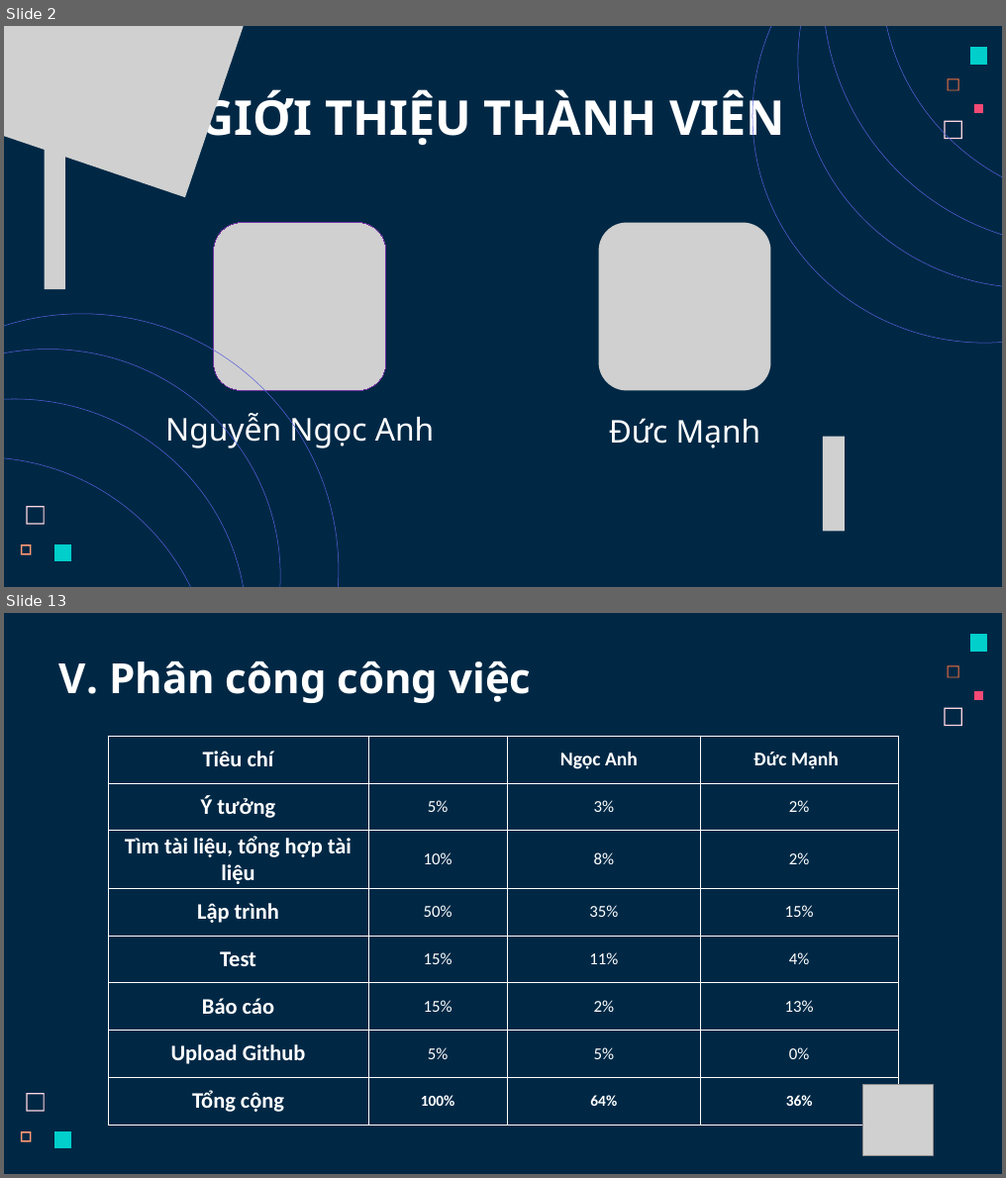
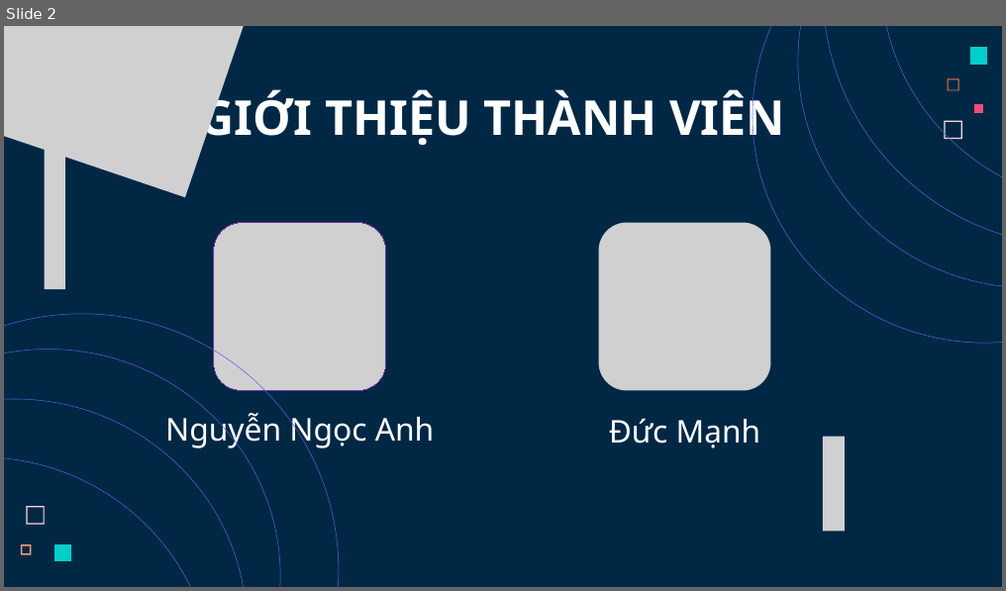
Before and after one commit to AnhCode206/DDTuan_PBL01_NHP41B_Nhom11, a slide deck: Slides.pptx. Shown one above the other, each under a label of ours: slides 2 and 13 before the commit, slide 2 after it; the slides between them are not shown. The pictures are 1006x1178 and 1006x591 pixels, drawn with LibreOffice and Linux fonts; fonts in the diff are those of the drawing; grey boxes stand for pictures. Boxes give left, top, right and bottom in pixels: in the first picture for what was removed or moved away, otherwise in the second. Text is boxed around its words. In the diff, an @@ line names an element or a change of style, - is before the commit and + after.

```diff
--- a/Slides.pptx
+++ b/Slides.pptx
@@ slide 13 removed at bbox=[4, 613, 1002, 1174], background #002845 @@
@@ freeform shape removed at bbox=[970, 635, 987, 652] @@
@@ text removed at bbox=[59, 661, 531, 703] @@
-V. Phân công công việc
@@ freeform shape removed at bbox=[947, 665, 959, 678] @@
@@ freeform shape removed at bbox=[974, 691, 983, 700] @@
@@ freeform shape removed at bbox=[944, 708, 962, 726] @@
@@ table removed at bbox=[108, 736, 898, 1125], 8 rows, 4 columns @@
-Tiêu chí |  | Ngọc Anh | Đức Mạnh
-Ý tưởng | 5% | 3% | 2%
-Tìm tài liệu, tổng hợp tài liệu | 10% | 8% | 2%
-Lập trình | 50% | 35% | 15%
-Test | 15% | 11% | 4%
-Báo cáo | 15% | 2% | 13%
-Upload Github | 5% | 5% | 0%
-Tổng cộng | 100% | 64% | 36%
@@ picture removed at bbox=[862, 1085, 934, 1156] @@
@@ freeform shape removed at bbox=[26, 1093, 45, 1112] @@
@@ freeform shape removed at bbox=[21, 1132, 31, 1143] @@
@@ freeform shape removed at bbox=[54, 1132, 71, 1149] @@
```
Also in this commit, not shown: 4 slides changed, 20 slides added, 8 other slides removed, 3 other files.
